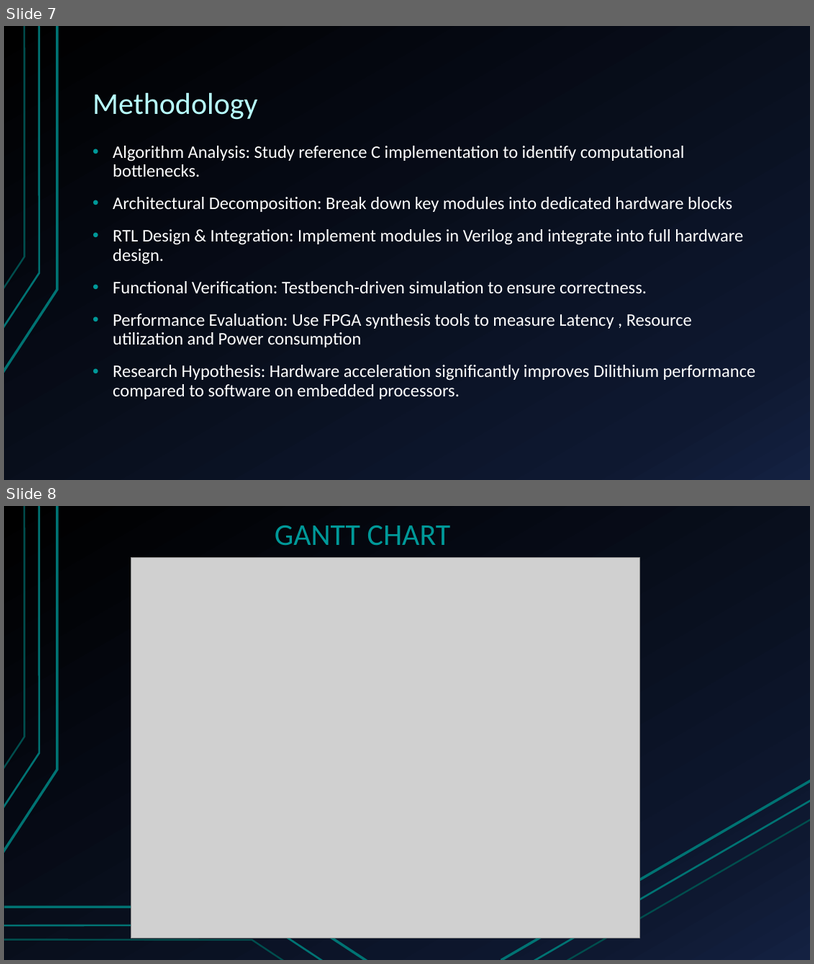
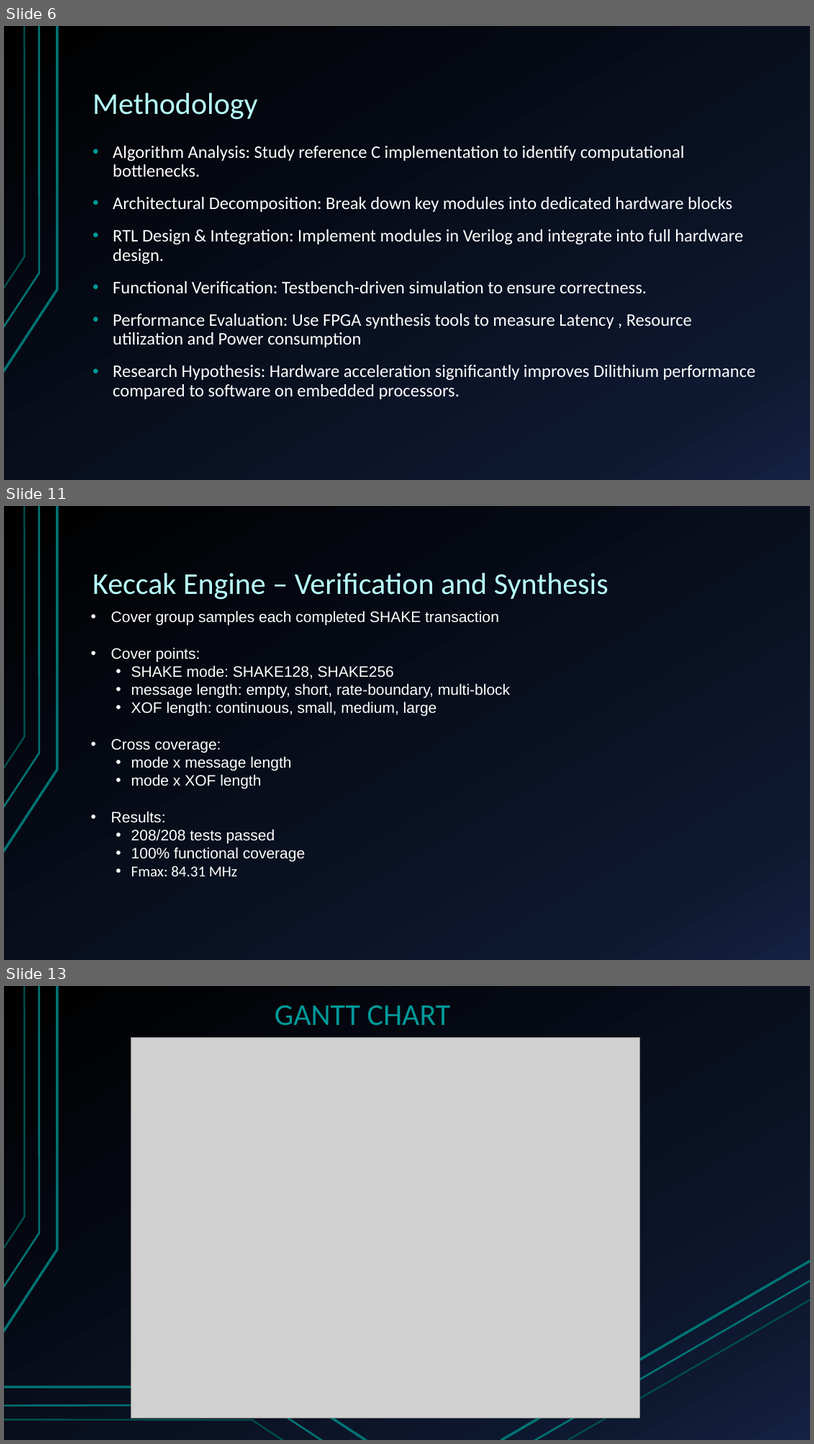
Before and after one commit to AbdulAhad36/dilithium-hp-hw, a slide deck: docs/midyear-evalutaion-presentation.pptx. Shown one above the other, each under a label of ours: slides 7 and 8 before the commit, slides 6, 11 and 13 after it; the slides between them are not shown. The pictures are 814x964 and 814x1444 pixels, drawn with LibreOffice and Linux fonts; fonts in the diff are those of the drawing; grey boxes stand for pictures. Boxes give left, top, right and bottom in pixels: in the first picture for what was removed or moved away, otherwise in the second. Text is boxed around its words. In the diff, an @@ line names an element or a change of style, - is before the commit and + after.

Commit message:
Add : updated presentation

```diff
--- a/docs/midyear-evalutaion-presentation.pptx
+++ b/docs/midyear-evalutaion-presentation.pptx
@@ slide 11 added at bbox=[4, 506, 810, 960], background gradient #000000 to #0F1931 to #142242; not listed: 3 template elements that a slide beside it also shows @@
@@ title added at bbox=[93, 573, 609, 600], 36 pt, text #B8FFFF @@
+Keccak Engine – Verification and Synthesis
@@ text added at bbox=[111, 610, 510, 876], 18 pt, text #FFFFFF @@
+• Cover group samples each completed SHAKE transaction
+• Cover points:
+  • SHAKE mode: SHAKE128, SHAKE256
+  • message length: empty, short, rate-boundary, multi-block
+  • XOF length: continuous, small, medium, large
+• Cross coverage:
+  • mode x message length
+  • mode x XOF length
+• Results:
+  • 208/208 tests passed
+  • 100% functional coverage
+  • Fmax: 84.31 MHz
@@ what was slide 7 is now slide 6 @@
@@ what was slide 8 is now slide 13 @@
```
Also in this commit, not shown: 2 slides changed, 3 other slides added, 1 slide removed, 2 other files.
